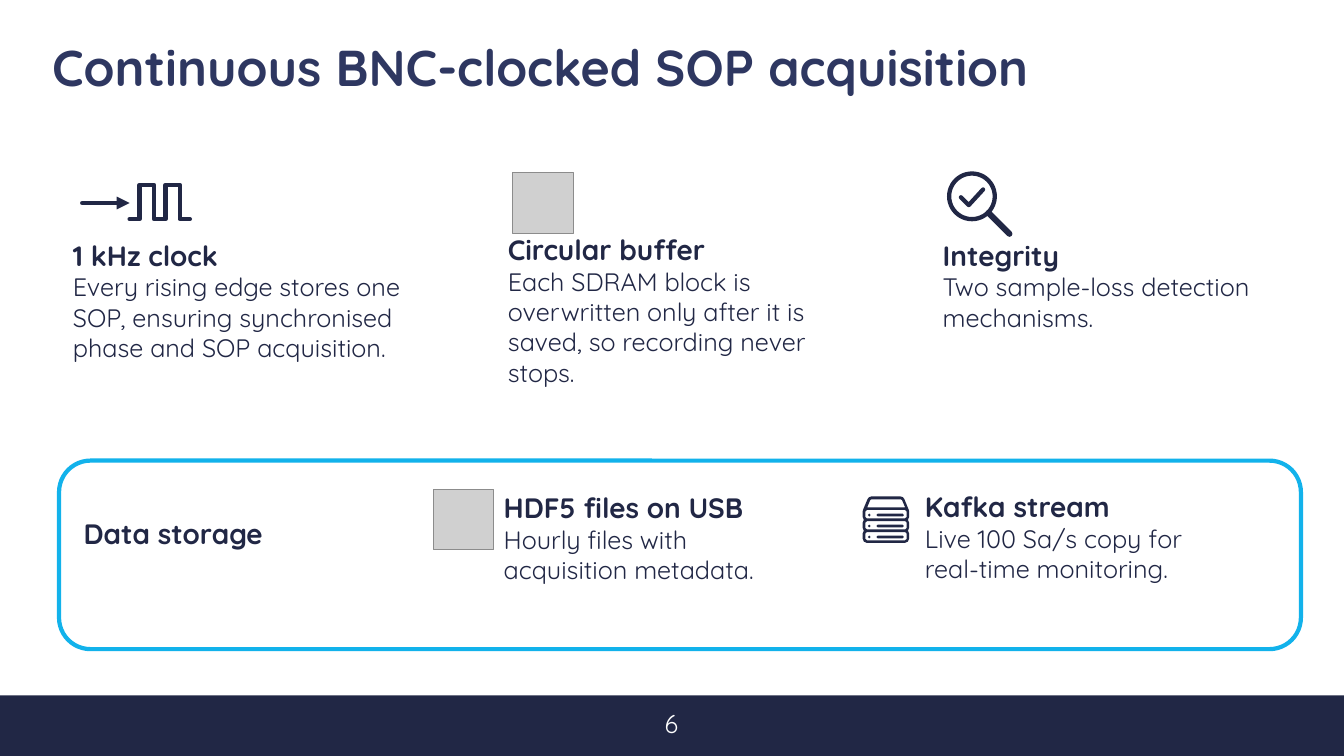
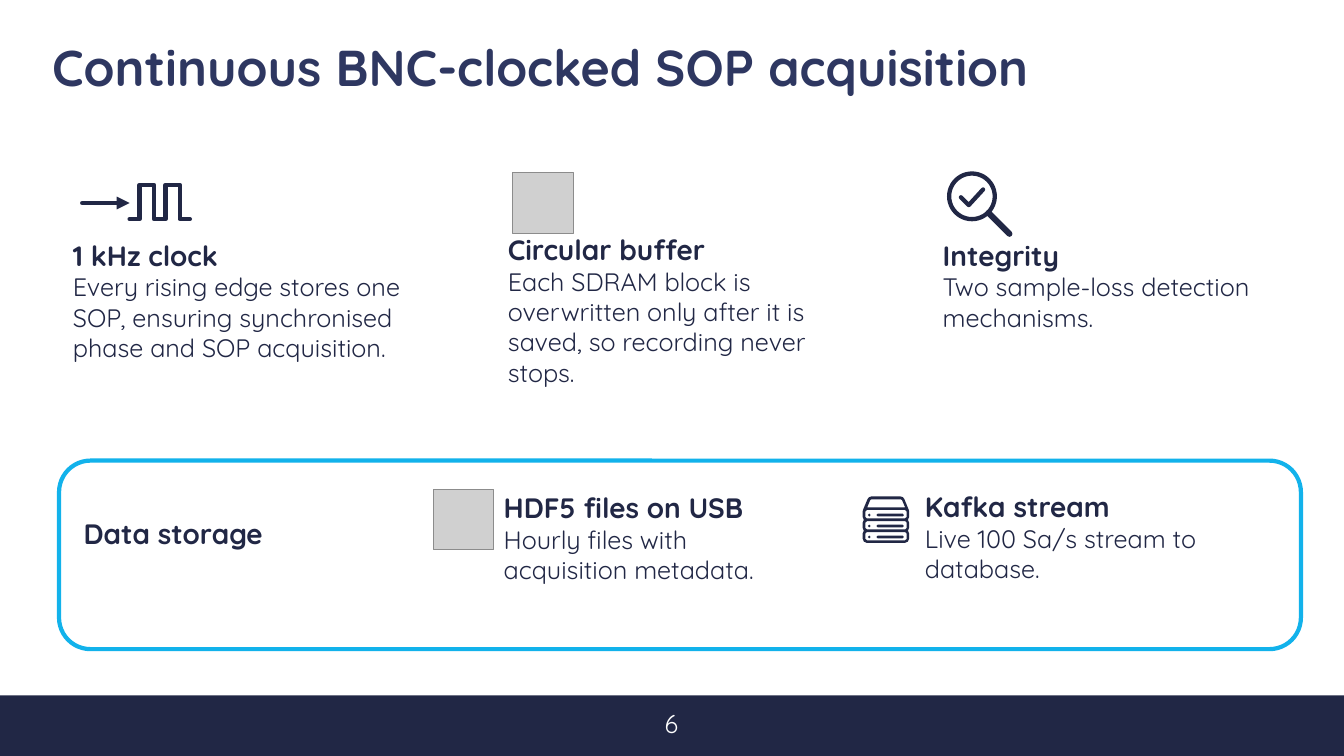
Before and after one commit to s347960/Presentazione, a slide deck: slide 6 of Discussione [Salvato automaticamente].pptx. Drawn at 1344x756 pixels with LibreOffice and Linux fonts; fonts in the diff are those of the drawing; grey boxes stand for pictures; background and template pictures are left out. Boxes give left, top, right and bottom in pixels: in the first picture for what was removed or moved away, otherwise in the second. Text is boxed around its words. In the diff, an @@ line names an element or a change of style, - is before the commit and + after.

```diff
--- a/Discussione [Salvato automaticamente].pptx
+++ b/Discussione [Salvato automaticamente].pptx
@@ text at (925,528,1196,579): text changed @@
-Live 100 Sa/s copy for real-time monitoring.
+Live 100 Sa/s stream to database.
```
Also in this commit, not shown: 6 other slides changed, 5 other files.
